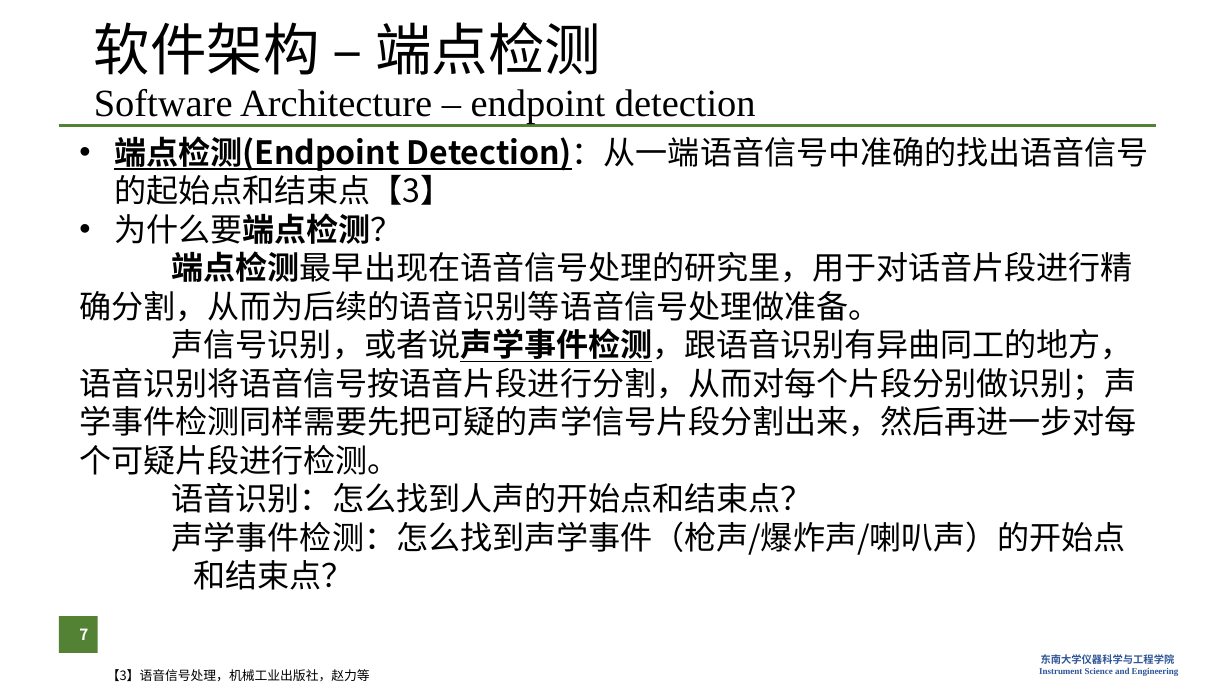
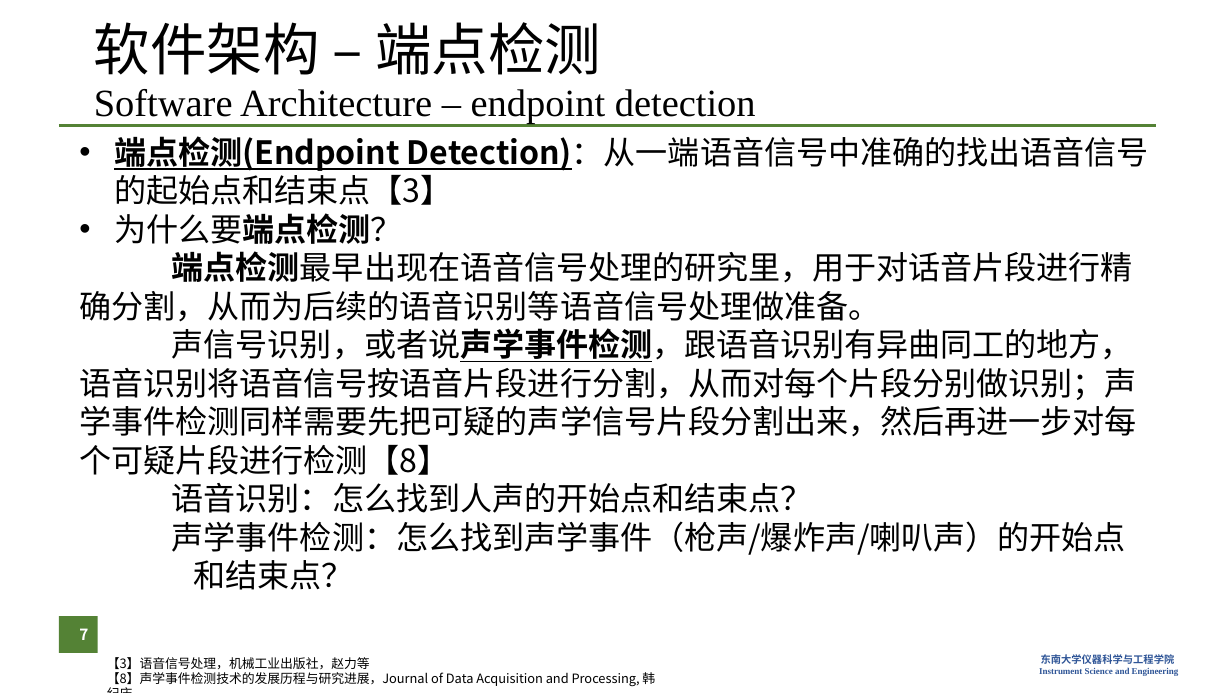
Before and after one commit to zzFon/Gun-Shot-Detection-and-Positioning_Matlab, a slide deck: slide 7 of Presentation.pptx. Drawn at 1232x693 pixels with LibreOffice and Linux fonts; fonts in the diff are those of the drawing; background and template pictures are left out. Boxes give left, top, right and bottom in pixels: in the first picture for what was removed or moved away, otherwise in the second. Text is boxed around its words. In the diff, an @@ line names an element or a change of style, - is before the commit and + after.

```diff
--- a/Presentation.pptx
+++ b/Presentation.pptx
@@ text at (79,328,1136,475): text changed @@
-声信号识别，或者说声学事件检测，跟语音识别有异曲同工的地方，语音识别将语音信号按语音片段进行分割，从而对每个片段分别做识别；声学事件检测同样需要先把可疑的声学信号片段分割出来，然后再进一步对每个可疑片段进行检测。
+声信号识别，或者说声学事件检测，跟语音识别有异曲同工的地方，语音识别将语音信号按语音片段进行分割，从而对每个片段分别做识别；声学事件检测同样需要先把可疑的声学信号片段分割出来，然后再进一步对每个可疑片段进行检测【8】
@@ text "【3】语音信号处理，机械工业出版社，赵力等": place and size @@
-text "【3】语音信号处理，机械工业出版社，赵力等" at (107,669,370,681)
+text "【3】语音信号处理，机械工业出版社，赵力等" at (107,657,655,688)
@@ text at (107,672,655,688): paragraph added @@
+【8】声学事件检测技术的发展历程与研究进展，Journal of Data Acquisition and Processing, 韩纪庆
```
Also in this commit, not shown: 4 other slides changed, 5 slides added, 1 other file.
